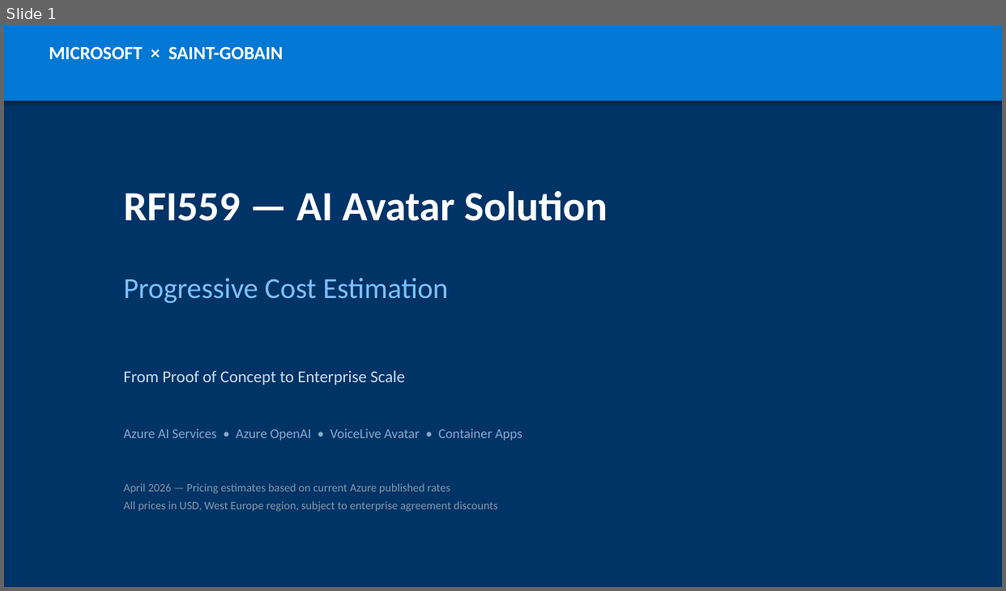
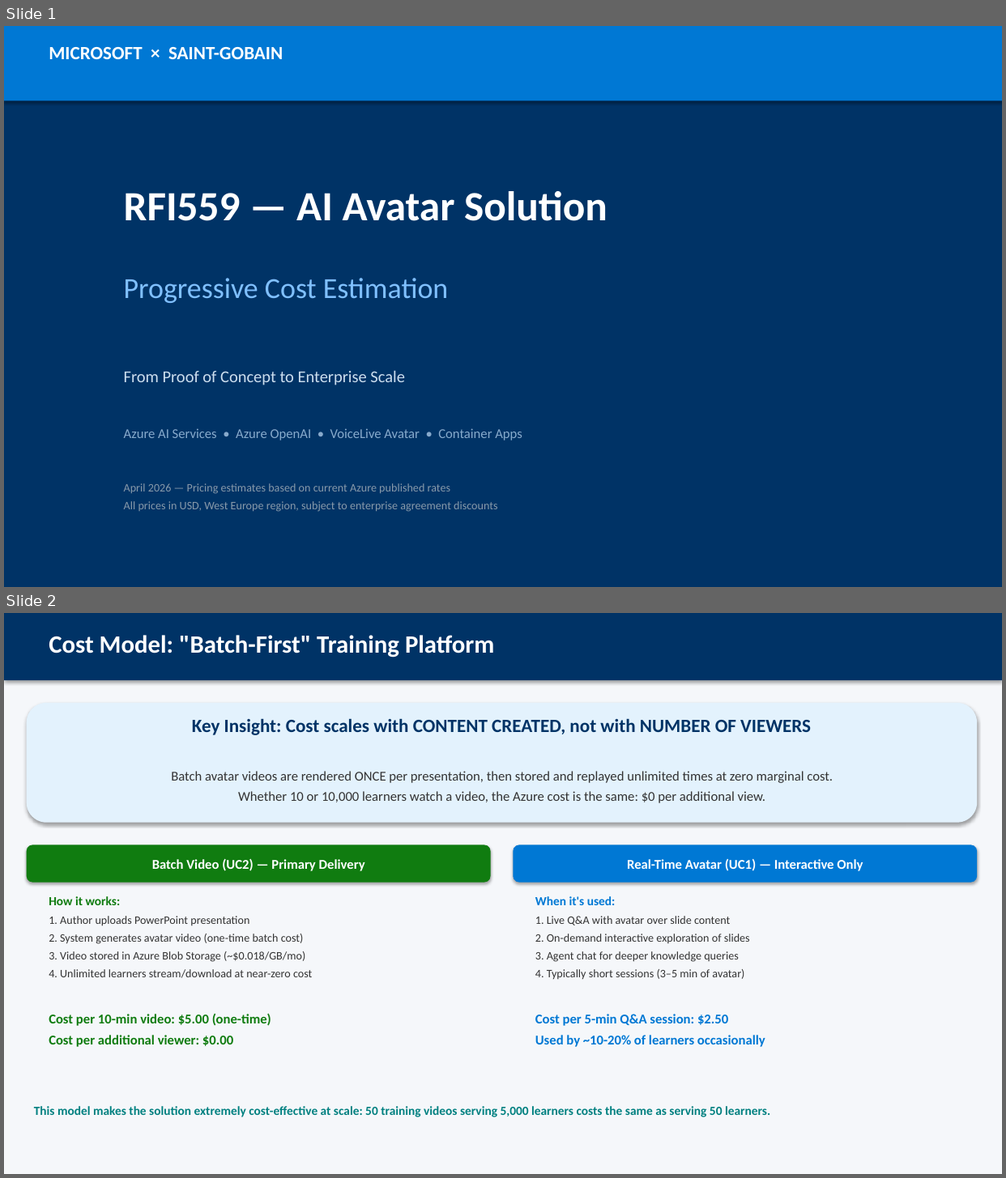
Before and after one commit to ozgurkarahan/ai-avatar-presenter, a slide deck: docs/RFI559-Cost-Estimation.pptx. Shown one above the other, each under a label of ours: slide 1 before the commit, slides 1 and 2 after it. The pictures are 1006x591 and 1006x1178 pixels, drawn with LibreOffice and Linux fonts; fonts in the diff are those of the drawing. Boxes give left, top, right and bottom in pixels: in the first picture for what was removed or moved away, otherwise in the second. Text is boxed around its words. In the diff, an @@ line names an element or a change of style, - is before the commit and + after.

```diff
--- a/docs/RFI559-Cost-Estimation.pptx
+++ b/docs/RFI559-Cost-Estimation.pptx
@@ slide 2 added at [4,613,1002,1174], background #F5F7FA @@
@@ rectangle added at [4,613,1002,680], fill #003366 @@
@@ text added at [49,635,494,658], 24 pt, text #FFFFFF, bold @@
+Cost Model: "Batch-First" Training Platform
@@ rounded rectangle added at [27,703,978,823], fill #E3F2FD @@
@@ text added at [171,718,833,803], 13 pt, text #333333 @@
+Key Insight: Cost scales with CONTENT CREATED, not with NUMBER OF VIEWERS
+Batch avatar videos are rendered ONCE per presentation, then stored and replayed unlimited times at zero marginal cost.
+Whether 10 or 10,000 learners watch a video, the Azure cost is the same: $0 per additional view.
@@ rounded rectangle added at [27,845,491,883], fill #107C10, 13 pt, text #FFFFFF, bold @@
+Batch Video (UC2) — Primary Delivery
@@ rounded rectangle added at [513,845,978,883], fill #0078D4, 13 pt, text #FFFFFF, bold @@
+Real-Time Avatar (UC1) — Interactive Only
@@ text added at [49,897,312,1047], 11 pt, text #333333 @@
+How it works:
+1. Author uploads PowerPoint presentation
+2. System generates avatar video (one-time batch cost)
+3. Video stored in Azure Blob Storage (~$0.018/GB/mo)
+4. Unlimited learners stream/download at near-zero cost
+Cost per 10-min video: $5.00 (one-time)
+Cost per additional viewer: $0.00
@@ text added at [535,897,765,1047], 11 pt, text #333333 @@
+When it's used:
+1. Live Q&A with avatar over slide content
+2. On-demand interactive exploration of slides
+3. Agent chat for deeper knowledge queries
+4. Typically short sessions (3–5 min of avatar)
+Cost per 5-min Q&A session: $2.50
+Used by ~10-20% of learners occasionally
@@ text added at [34,1106,770,1118], 12 pt, text #008080, bold @@
+This model makes the solution extremely cost-effective at scale: 50 training videos serving 5,000 learners costs the same as serving 50 learners.
```
Also in this commit, not shown: 8 slides changed, 1 other slide added, 1 slide removed, 1 other file.
